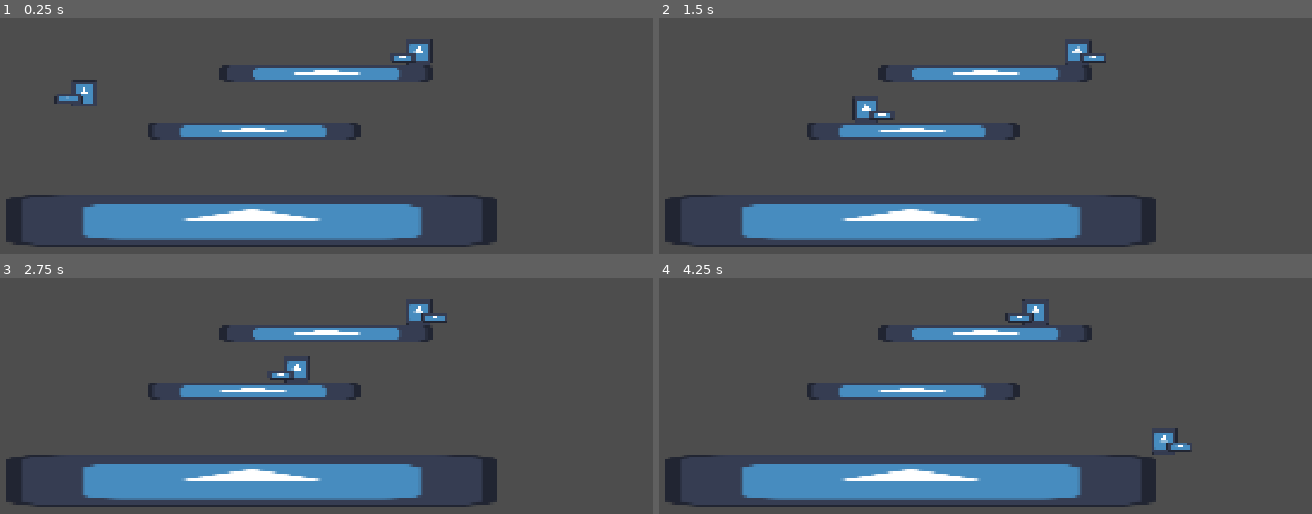
Above: before the commit, frames 1-4 (two rows, left to right).
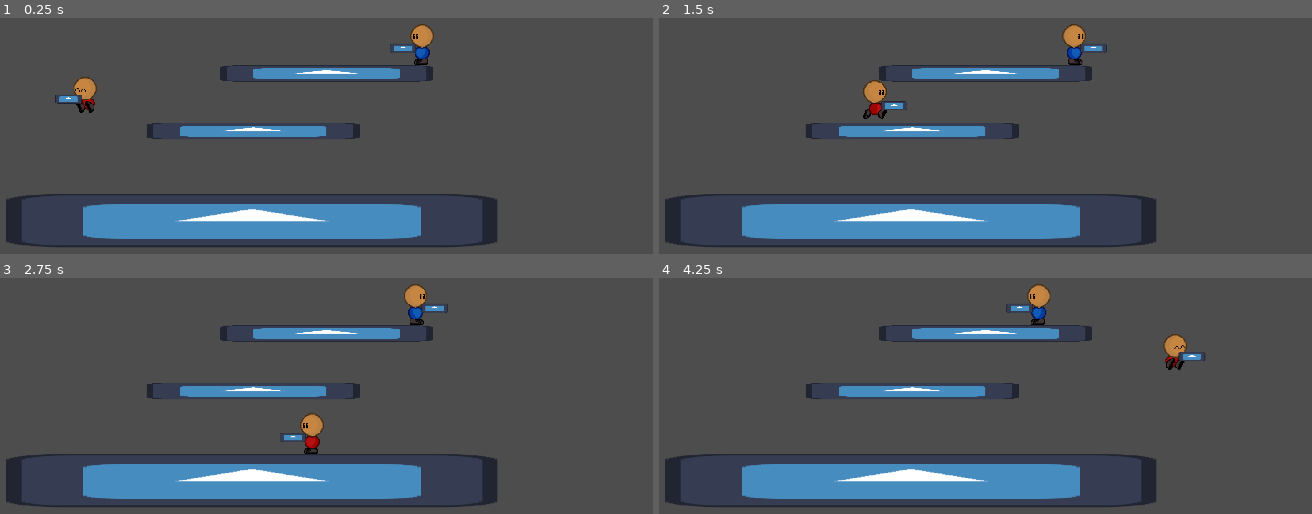
Above: after the commit, the same moments.

Repository: OmerIsBad/Trigger-Happy
Game: Godot game, scene res://Scenes/base.tscn
The game is run twice, just before and just after one commit, with the same random seed, the same clock (stepped at 60 frames per second) and the same inputs. The engine's default icon, where the game draws it, is replaced by a stand-in: a white triangle on a blue panel in a dark square.
Inputs:
- Up to frame 1 (0.25 s): no input
- Up to frame 2 (1.5 s): hold D (RIGHT) from 0.53 s (still down); tap Left (LEFT_2) at 0.6 s; tap W (JUMP) at 0.77 s; tap Right (RIGHT_2) at 1.35 s
- Up to frame 3 (2.75 s): tap W (JUMP) at 1.52 s; release D (RIGHT) at 2.03 s; hold A (LEFT) from 2.03 s (still down); tap X (SHOOT) at 2.1 s
- Up to frame 4 (4.25 s): release A (LEFT) at 2.78 s; hold D (RIGHT) from 2.78 s (still down); tap Keypad 0 (SHOOT_2) at 2.85 s; tap W (JUMP) at 3.02, 3.77 s; tap Left (LEFT_2) at 3.6 s

The runs differ from the first frame. In frame 1, 2.9% of the frame differs, in the area x 1-76%, y 2-98%; in frame 2, 3.2%; in frame 3, 3.2%; in frame 4, 3.3%, in the area x 1-84%, y 2-98%.

Commit message:
Animations and working guns
Added new animations for players and made the guns actually work. Also fixed some viewport issues. Game now runs always at 1080p

Diff:
--- /dev/null
+++ b/Global.gd
@@ -0,0 +1 @@
+extends Node
--- a/Scenes/Player1.tscn
+++ b/Scenes/Player1.tscn
@@ -1,22 +1,113 @@
 [gd_scene format=3 uid="uid://byftoioygd6js"]
 
 [ext_resource type="Script" uid="uid://r4k0grg0pb0c" path="res://Scripts/player.gd" id="1_kyqiw"]
-[ext_resource type="Texture2D" uid="uid://dia77alkvwajx" path="res://icon.svg" id="1_rpqav"]
+[ext_resource type="Texture2D" uid="uid://dcnmywy7djk7h" path="res://Assets/Player_Air_RED.png" id="2_2ale3"]
+[ext_resource type="Texture2D" uid="uid://b5fj4ew8f3pil" path="res://Assets/Player_Run_RED.png" id="2_dvont"]
 [ext_resource type="PackedScene" uid="uid://dlgeapahsfg15" path="res://Scenes/basic_gun.tscn" id="3_dvont"]
+[ext_resource type="Texture2D" uid="uid://brurq1gppfwel" path="res://Assets/Player_Idle_RED.png" id="3_i047d"]
 
-[sub_resource type="RectangleShape2D" id="RectangleShape2D_1nvaw"]
-size = Vector2(32, 32)
+[sub_resource type="AtlasTexture" id="AtlasTexture_7m8ro"]
+atlas = ExtResource("2_2ale3")
+region = Rect2(0, 0, 40, 60)
+
+[sub_resource type="AtlasTexture" id="AtlasTexture_niw6a"]
+atlas = ExtResource("3_i047d")
+region = Rect2(0, 0, 40, 60)
+
+[sub_resource type="AtlasTexture" id="AtlasTexture_sqc4o"]
+atlas = ExtResource("2_2ale3")
+region = Rect2(40, 0, 40, 60)
+
+[sub_resource type="AtlasTexture" id="AtlasTexture_1yta1"]
+atlas = ExtResource("2_dvont")
+region = Rect2(0, 0, 40, 60)
+
+[sub_resource type="AtlasTexture" id="AtlasTexture_2ale3"]
+atlas = ExtResource("2_dvont")
+region = Rect2(40, 0, 40, 60)
+
+[sub_resource type="AtlasTexture" id="AtlasTexture_i047d"]
+atlas = ExtResource("2_dvont")
+region = Rect2(80, 0, 40, 60)
+
+[sub_resource type="AtlasTexture" id="AtlasTexture_hjvw7"]
+atlas = ExtResource("2_dvont")
+region = Rect2(0, 60, 40, 60)
+
+[sub_resource type="AtlasTexture" id="AtlasTexture_tchc4"]
+atlas = ExtResource("2_dvont")
+region = Rect2(40, 60, 40, 60)
+
+[sub_resource type="AtlasTexture" id="AtlasTexture_h0l6a"]
+atlas = ExtResource("2_dvont")
+region = Rect2(80, 60, 40, 60)
+
+[sub_resource type="SpriteFrames" id="SpriteFrames_ueoic"]
+animations = [{
+"frames": [{
+"duration": 1.0,
+"texture": SubResource("AtlasTexture_7m8ro")
+}],
+"loop": 1,
+"name": &"Fall",
+"speed": 5.0
+}, {
+"frames": [{
+"duration": 1.0,
+"texture": SubResource("AtlasTexture_niw6a")
+}],
+"loop": 1,
+"name": &"Idle",
+"speed": 5.0
+}, {
+"frames": [{
+"duration": 1.0,
+"texture": SubResource("AtlasTexture_sqc4o")
+}],
+"loop": 1,
+"name": &"Jump",
+"speed": 5.0
+}, {
+"frames": [{
+"duration": 1.0,
+"texture": SubResource("AtlasTexture_1yta1")
+}, {
+"duration": 1.0,
+"texture": SubResource("AtlasTexture_2ale3")
+}, {
+"duration": 1.0,
+"texture": SubResource("AtlasTexture_i047d")
+}, {
+"duration": 1.0,
+"texture": SubResource("AtlasTexture_hjvw7")
+}, {
+"duration": 1.0,
+"texture": SubResource("AtlasTexture_tchc4")
+}, {
+"duration": 1.0,
+"texture": SubResource("AtlasTexture_h0l6a")
+}],
+"loop": 1,
+"name": &"Run",
+"speed": 10.0
+}]
+
+[sub_resource type="CapsuleShape2D" id="CapsuleShape2D_dvont"]
+height = 48.0
 
 [node name="Player1" type="CharacterBody2D" unique_id=1839866205]
 script = ExtResource("1_kyqiw")
 
-[node name="Sprite2D" type="Sprite2D" parent="." unique_id=830481966]
-scale = Vector2(0.5, 0.5)
-texture = ExtResource("1_rpqav")
+[node name="AnimatedSprite2D" type="AnimatedSprite2D" parent="." unique_id=1520207449]
+scale = Vector2(2, 2)
+sprite_frames = SubResource("SpriteFrames_ueoic")
+animation = &"Fall"
+frame_progress = 0.89790595
 
 [node name="CollisionShape2D" type="CollisionShape2D" parent="." unique_id=761380868]
+position = Vector2(8, 6)
 scale = Vector2(2, 2)
-shape = SubResource("RectangleShape2D_1nvaw")
+shape = SubResource("CapsuleShape2D_dvont")
 
 [node name="WeaponHolderFlipper" type="Node2D" parent="." unique_id=1431127343]
 scale = Vector2(-1, 1)
--- a/Scenes/Player2.tscn
+++ b/Scenes/Player2.tscn
@@ -1,22 +1,112 @@
 [gd_scene format=3 uid="uid://deth1no6loh1e"]
 
 [ext_resource type="Script" uid="uid://r4k0grg0pb0c" path="res://Scripts/player.gd" id="1_dn4j3"]
-[ext_resource type="Texture2D" uid="uid://dia77alkvwajx" path="res://icon.svg" id="2_kfthp"]
+[ext_resource type="Texture2D" uid="uid://dxf134x1oqwuy" path="res://Assets/Player_Air_BLUE.png" id="2_3tsci"]
+[ext_resource type="Texture2D" uid="uid://bnebx5nnj06ih" path="res://Assets/Player_Idle_BLUE.png" id="3_0bobp"]
 [ext_resource type="PackedScene" uid="uid://dlgeapahsfg15" path="res://Scenes/basic_gun.tscn" id="3_kfthp"]
+[ext_resource type="Texture2D" uid="uid://x5t68dqh8fpm" path="res://Assets/Player_Run_BLUE.png" id="4_01ocy"]
 
-[sub_resource type="RectangleShape2D" id="RectangleShape2D_1nvaw"]
-size = Vector2(32, 32)
+[sub_resource type="AtlasTexture" id="AtlasTexture_7m8ro"]
+atlas = ExtResource("2_3tsci")
+region = Rect2(0, 0, 40, 60)
+
+[sub_resource type="AtlasTexture" id="AtlasTexture_niw6a"]
+atlas = ExtResource("3_0bobp")
+region = Rect2(0, 0, 40, 60)
+
+[sub_resource type="AtlasTexture" id="AtlasTexture_sqc4o"]
+atlas = ExtResource("2_3tsci")
+region = Rect2(40, 0, 40, 60)
+
+[sub_resource type="AtlasTexture" id="AtlasTexture_nfgwa"]
+atlas = ExtResource("4_01ocy")
+region = Rect2(0, 0, 40, 60)
+
+[sub_resource type="AtlasTexture" id="AtlasTexture_oixfn"]
+atlas = ExtResource("4_01ocy")
+region = Rect2(40, 0, 40, 60)
+
+[sub_resource type="AtlasTexture" id="AtlasTexture_yp5jh"]
+atlas = ExtResource("4_01ocy")
+region = Rect2(80, 0, 40, 60)
+
+[sub_resource type="AtlasTexture" id="AtlasTexture_phhv8"]
+atlas = ExtResource("4_01ocy")
+region = Rect2(0, 60, 40, 60)
+
+[sub_resource type="AtlasTexture" id="AtlasTexture_30ijx"]
+atlas = ExtResource("4_01ocy")
+region = Rect2(40, 60, 40, 60)
+
+[sub_resource type="AtlasTexture" id="AtlasTexture_w64td"]
+atlas = ExtResource("4_01ocy")
+region = Rect2(80, 60, 40, 60)
+
+[sub_resource type="SpriteFrames" id="SpriteFrames_nfgwa"]
+animations = [{
+"frames": [{
+"duration": 1.0,
+"texture": SubResource("AtlasTexture_7m8ro")
+}],
+"loop": 1,
+"name": &"Fall",
+"speed": 5.0
+}, {
+"frames": [{
+"duration": 1.0,
+"texture": SubResource("AtlasTexture_niw6a")
+}],
+"loop": 1,
+"name": &"Idle",
+"speed": 5.0
+}, {
+"frames": [{
+"duration": 1.0,
+"texture": SubResource("AtlasTexture_sqc4o")
+}],
+"loop": 1,
+"name": &"Jump",
+"speed": 5.0
+}, {
+"frames": [{
+"duration": 1.0,
+"texture": SubResource("AtlasTexture_nfgwa")
+}, {
+"duration": 1.0,
+"texture": SubResource("AtlasTexture_oixfn")
+}, {
+"duration": 1.0,
+"texture": SubResource("AtlasTexture_yp5jh")
+}, {
+"duration": 1.0,
+"texture": SubResource("AtlasTexture_phhv8")
+}, {
+"duration": 1.0,
+"texture": SubResource("AtlasTexture_30ijx")
+}, {
+"duration": 1.0,
+"texture": SubResource("AtlasTexture_w64td")
+}],
+"loop": 1,
+"name": &"Run",
+"speed": 10.0
+}]
+
+[sub_resource type="CapsuleShape2D" id="CapsuleShape2D_oixfn"]
+height = 48.0
 
 [node name="Player2" type="CharacterBody2D" unique_id=1839866205]
 script = ExtResource("1_dn4j3")
 
-[node name="Sprite2D" type="Sprite2D" parent="." unique_id=830481966]
-scale = Vector2(0.5, 0.5)
-texture = ExtResource("2_kfthp")
+[node name="AnimatedSprite2D" type="AnimatedSprite2D" parent="." unique_id=1593381085]
+scale = Vector2(2, 2)
+sprite_frames = SubResource("SpriteFrames_nfgwa")
+animation = &"Run"
 
-[node name="CollisionShape2D" type="CollisionShape2D" parent="." unique_id=761380868]
+[node name="CollisionShape2D" type="CollisionShape2D" parent="." unique_id=438359013]
+position = Vector2(8, 6)
 scale = Vector2(2, 2)
-shape = SubResource("RectangleShape2D_1nvaw")
+shape = SubResource("CapsuleShape2D_oixfn")
 
 [node name="WeaponHolderFlipper" type="Node2D" parent="." unique_id=1504624748]
 scale = Vector2(-1, 1)
--- a/Scenes/bullet.tscn
+++ b/Scenes/bullet.tscn
@@ -21,3 +21,4 @@
 shape = SubResource("CircleShape2D_npw3m")
 
 [connection signal="timeout" from="BulletLifeTimer" to="." method="_on_bullet_life_timer_timeout"]
+[connection signal="body_entered" from="HitBox" to="." method="_on_hit_box_body_entered"]
--- a/Scripts/basic_gun.gd
+++ b/Scripts/basic_gun.gd
@@ -15,7 +15,7 @@
 #Bullet Stats
 var BulletSpeed = 75
 var BulletLifeTime = 10.0
-var BulletKnockback
+var BulletKnockback = 1250.0
 var BulletDirection = -1
 
 # Called when the node enters the scene tree for the first time.
@@ -52,6 +52,7 @@
 	Bullet.Direction = BulletDirection
 	Bullet.Speed = BulletSpeed
 	Bullet.Lifetime = BulletLifeTime
+	Bullet.Knockback = BulletKnockback
 	get_tree().current_scene.add_child(Bullet)
 
 	StartCooldown()
--- a/Scripts/bullet.gd
+++ b/Scripts/bullet.gd
@@ -11,10 +11,23 @@
 func _ready() -> void:
 	BulletLifeTimer.start(Lifetime)
 
+func _on_hit_box_body_entered(body: Node2D) -> void:
+	if body.name == "Player1" or body.name == "Player2":
+		body.ApplyKnockback(Knockback,Direction)
+		queue_free()
 
 # Called every frame. 'delta' is the elapsed time since the previous frame.
-func _process(delta: float) -> void:
+func _physics_process(delta: float) -> void:
+	var prev_pos = position
 	position.x += Speed * Direction
+	var space_state = get_world_2d().direct_space_state
+	var query = PhysicsRayQueryParameters2D.create(prev_pos, position)
+	var result = space_state.intersect_ray(query)
+	if result:
+		var body = result.collider
+		if body.name == "Player1" or body.name == "Player2":
+			body.ApplyKnockback(Knockback, Direction)
+		queue_free()
 
 
 func _on_bullet_life_timer_timeout() -> void:
--- a/Scripts/player.gd
+++ b/Scripts/player.gd
@@ -2,6 +2,7 @@
 
 @onready var WeaponHolderFlipperNode = $WeaponHolderFlipper
 @onready var CoyoteTimerNode = $CoyoteTimer
+@onready var AnimatedSprite = $AnimatedSprite2D
 
 var CoyoteTime = 0.15
 var CanJump = true
@@ -104,12 +105,34 @@
 	#Turn Gun to direction
 	WeaponHolderFlipperNode.scale.x = Direction
 
+	#-----ANIMATIONS!-----
+	if InputDirection == 0:
+		AnimatedSprite.play("Idle")
+	elif InputDirection == 1:
+		AnimatedSprite.flip_h = true
+		AnimatedSprite.play("Run")
+	elif InputDirection == -1:
+		AnimatedSprite.flip_h = false
+		AnimatedSprite.play("Run")
+
+	if !is_on_floor() and velocity.y > 0:
+		AnimatedSprite.play("Fall")
+	elif !is_on_floor() and velocity.y < 0:
+		AnimatedSprite.play("Jump")
+
+
+
 	move_and_slide()
+
 
 func Jump():
 	velocity.y = -JumpForce
 	CanJump = false
 
+func ApplyKnockback(Knockback, PushDirection):
+	print("Called! with knockback as: ", Knockback, "And direcion as: ", PushDirection)
+	velocity.x += Knockback * PushDirection
+
 
 func _on_coyote_timer_timeout() -> void:
 	CanJump = false
--- a/project.godot
+++ b/project.godot
@@ -15,13 +15,17 @@
 config/features=PackedStringArray("4.7", "Forward Plus")
 config/icon="res://icon.svg"
 
+[autoload]
+
+Global="*uid://btu8i0v1c26yf"
+
 [display]
 
 window/size/viewport_width=1920
 window/size/viewport_height=1080
-window/size/mode=2
-window/stretch/mode="canvas_items"
-window/stretch/aspect="expand"
+window/size/mode=4
+window/size/resizable=false
+window/stretch/mode="viewport"
 
 [input]
 
@@ -72,4 +76,5 @@
 
 [rendering]
 
+textures/canvas_textures/default_texture_filter=0
 rendering_device/driver.windows="d3d12"
Binary file added: Assets/Player_Air_BLUE.png
Not shown, added: Assets/Player_Air_BLUE.png.import
Binary file added: Assets/Player_Air_RED.png
Not shown, added: Assets/Player_Air_RED.png.import
Binary file added: Assets/Player_Idle_BLUE.png
Not shown, added: Assets/Player_Idle_BLUE.png.import
Binary file added: Assets/Player_Idle_RED.png
Not shown, added: Assets/Player_Idle_RED.png.import
Binary file added: Assets/Player_Run_BLUE.png
Not shown, changed: Assets/Player_Run_BLUE.png.import
Binary file added: Assets/Player_Run_RED.png
Not shown, added: Assets/Player_Run_RED.png.import
(and 2 more such lines)
